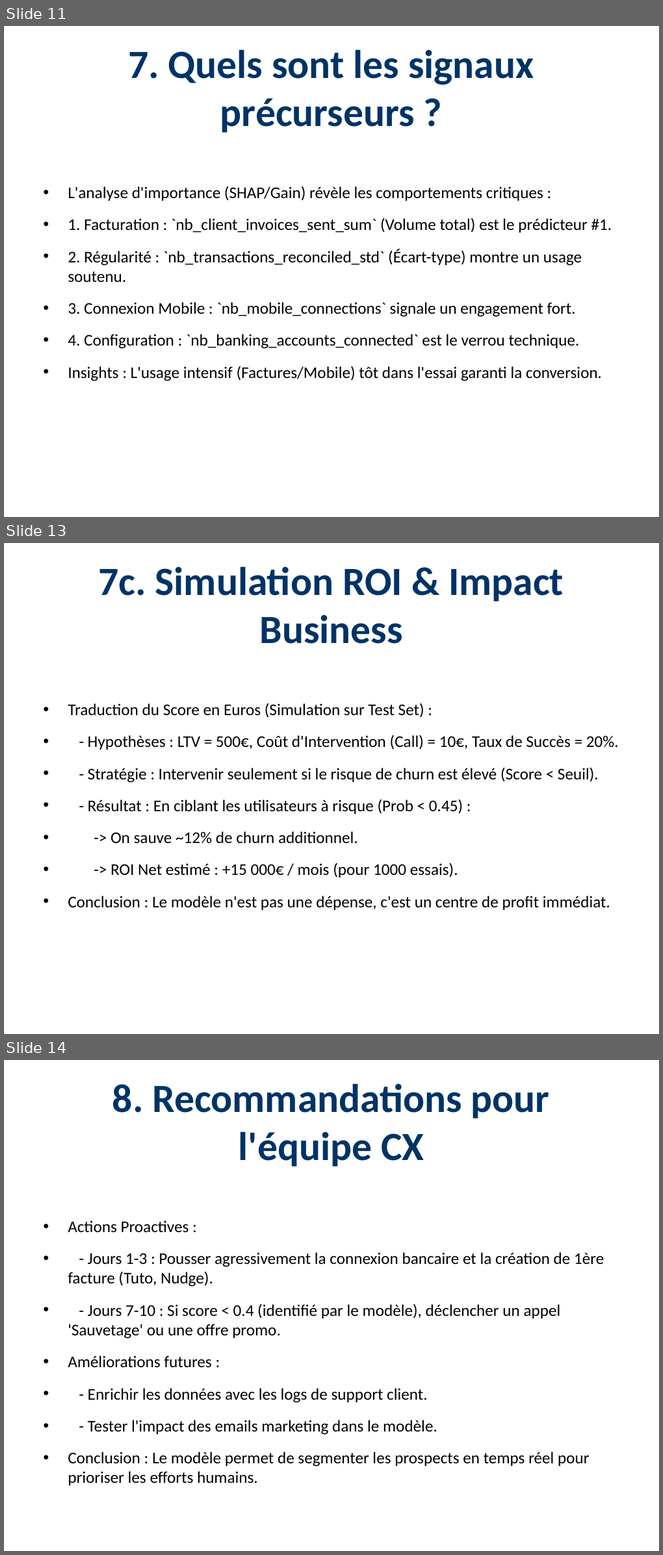
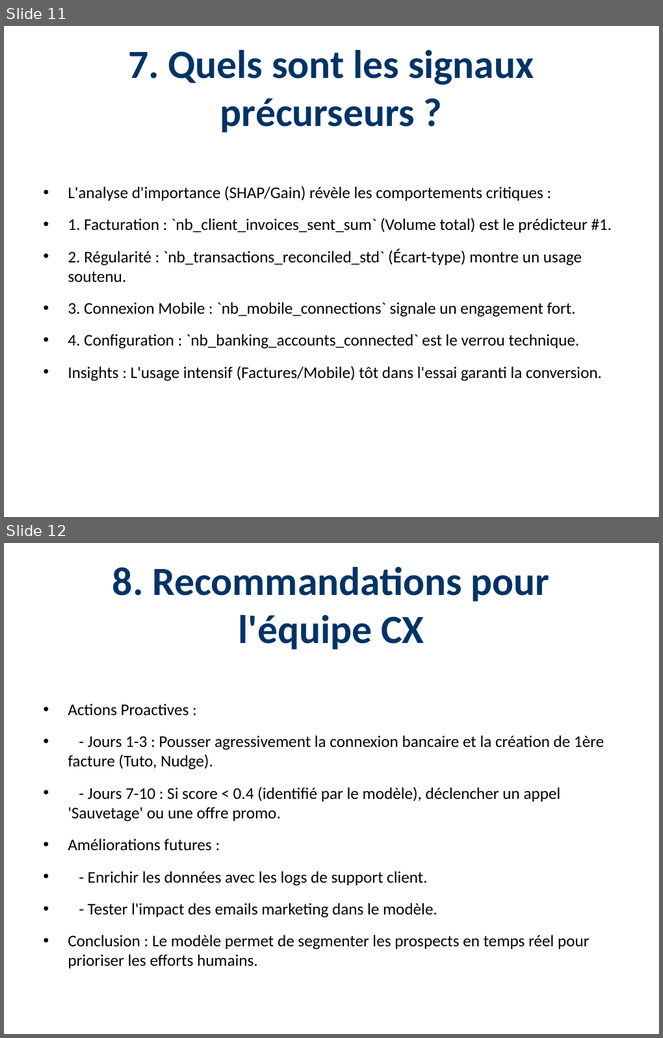
Before and after one commit to Paulino-Cristovao/churn_predictions, a slide deck: Presentations_Resultats_Projet.pptx. Shown one above the other, each under a label of ours: slides 11, 13 and 14 before the commit, slides 11 and 12 after it; the slides between them are not shown. The pictures are 663x1555 and 663x1038 pixels, drawn with LibreOffice and Linux fonts; fonts in the diff are those of the drawing. Boxes give left, top, right and bottom in pixels: in the first picture for what was removed or moved away, otherwise in the second. Text is boxed around its words. In the diff, an @@ line names an element or a change of style, - is before the commit and + after.

```diff
--- a/Presentations_Resultats_Projet.pptx
+++ b/Presentations_Resultats_Projet.pptx
@@ slide 13 removed at (4, 543, 659, 1034), background #FFFFFF @@
@@ title removed at (98, 566, 564, 644) @@
-7c. Simulation ROI & Impact Business
@@ text removed at (68, 703, 619, 910) @@
-• Traduction du Score en Euros (Simulation sur Test Set) :
-• - Hypothèses : LTV = 500€, Coût d'Intervention (Call) = 10€, Taux de Succès = 20%.
-• - Stratégie : Intervenir seulement si le risque de churn est élevé (Score < Seuil).
-• - Résultat : En ciblant les utilisateurs à risque (Prob < 0.45) :
-• -> On sauve ~12% de churn additionnel.
-• -> ROI Net estimé : +15 000€ / mois (pour 1000 essais).
-• Conclusion : Le modèle n'est pas une dépense, c'est un centre de profit immédiat.
@@ what was slide 14 is now slide 12 @@
```
Also in this commit, not shown: 1 other slide removed, 6 other files.
